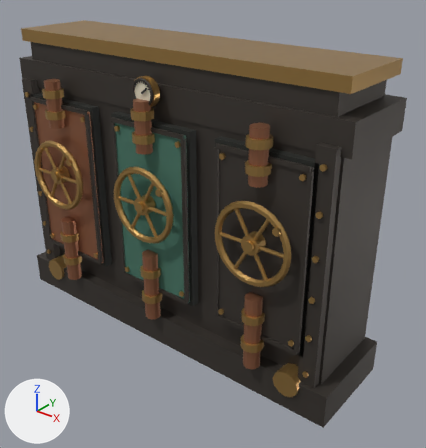
What one commit did to the glTF model public/assets/props/pressure-works/manifold.glb.
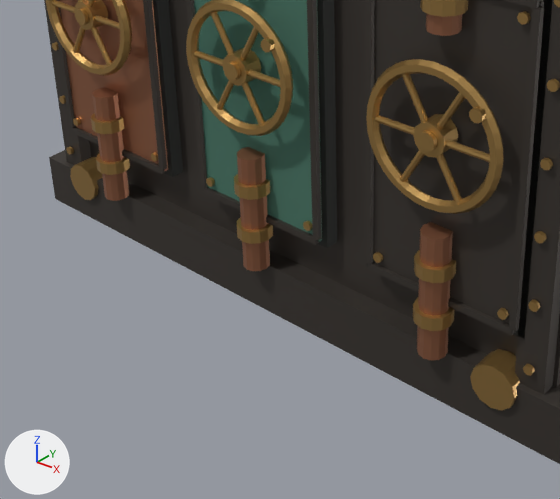
There are two pictures of each version: one whole from a 50 mm lens placed at (2.42, -2.72, 2.54), pointed at (0.22, 0.03, 0.83), one close up on the part from 2% to 76% of the width and 37% to 100% of the height. Every picture has the same lights, and +X, +Y and +Z are marked at lower left. The older version's two pictures come first. Where no turn or scale is listed for an object, it has been applied to the vertices. Vertices at exactly the same position are counted once.

Objects in the first close-up: 'body-aged brass', 'body-cast iron', 'body-copper', 'body-dark inset', 'body-oxidized copper', 'valve-0', 'valve-1', 'valve-2'.
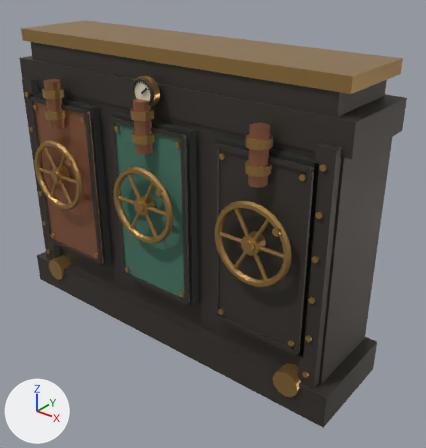
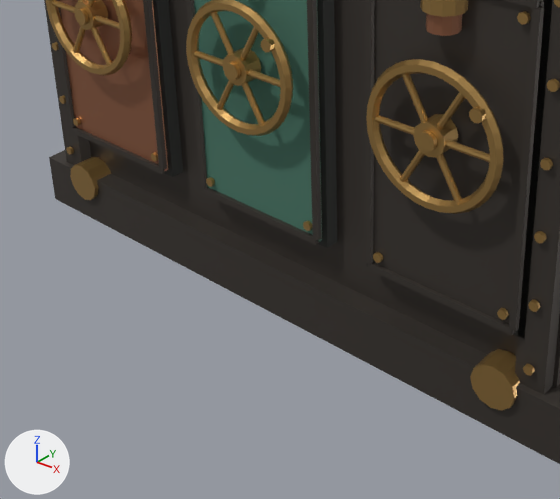
Boxes (x1, y1, x2, y2) around the edits, measured in the close-ups (560 x 499 px):
'body-copper', reshaped
    before: (59, 0, 462, 360)
    after: (59, 0, 462, 171)
part 1 of me_cube_005, deleted
    before: (91, 113, 456, 331)
part 2 of me_cube_009, deleted (brown)
    before: (92, 88, 129, 201)
part 3 of me_cube_009, deleted (brown)
    before: (237, 147, 270, 271)
part 4 of me_cube_009, deleted (brown)
    before: (417, 222, 453, 360)

The edits, one by one:
me_cube_005 is used by ob_body_aged_brass; location (0.0, 0.035, 1.94).
me_cube_005 had 776 vertices, 1392 faces and spanned x -1.24..1.24, y -0.45..0.28, z -1.84..0.04.
me_cube_005 now has 632 vertices, 1128 faces and spans x -1.24..1.24, y -0.45..0.28, z -1.84..0.04.
me_cube_005 part 1: 6 loose pieces with 144 vertices, spanning x -0.89..0.89, y -0.45..-0.32, z -1.59..-1.35, are deleted.
me_cube_009 is used by ob_body_copper; location (-0.82, -0.312, 0.98).
me_cube_009 had 152 vertices, 276 faces and spanned x -0.29..1.69, y -0.09..0.01, z -0.76..0.72.
me_cube_009 now has 80 vertices, 144 faces and spans x -0.29..1.69, y -0.09..0.01, z -0.56..0.72.
me_cube_009 part 2: the loose piece of 24 vertices spanning x -0.05..0.05, y -0.09..0.01, z -0.76..-0.28 is deleted.
me_cube_009 part 3: the loose piece of 24 vertices spanning x 0.77..0.87, y -0.09..0.01, z -0.76..-0.28 is deleted.
me_cube_009 part 4: the loose piece of 24 vertices spanning x 1.59..1.69, y -0.09..0.01, z -0.76..-0.28 is deleted.
